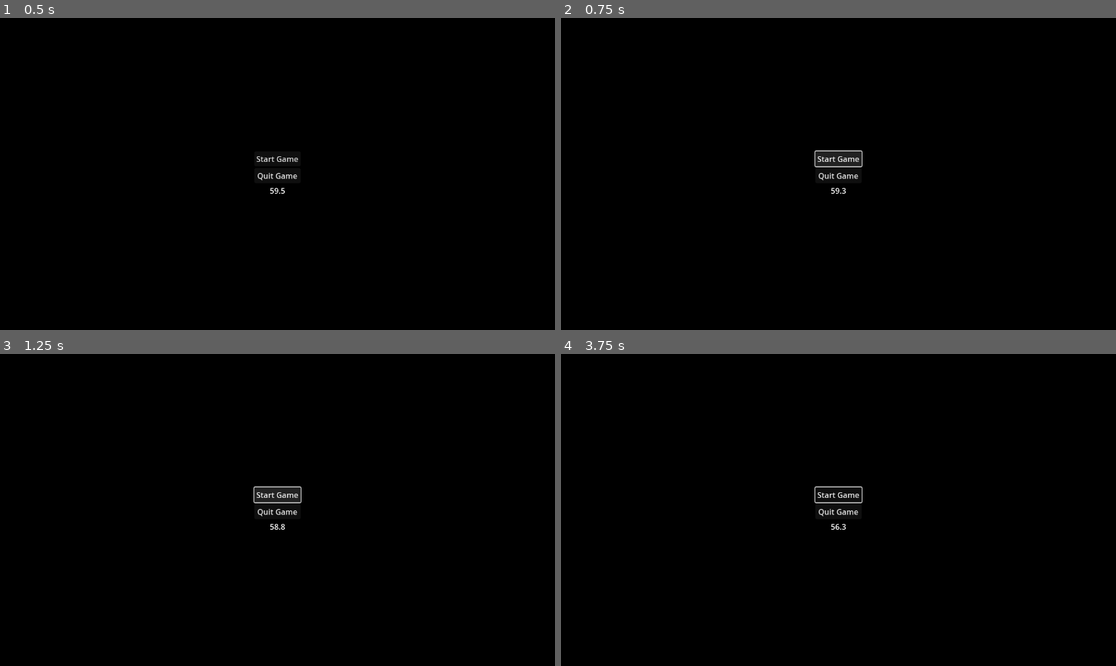
Above: before the commit, frames 1-4 (two rows, left to right).
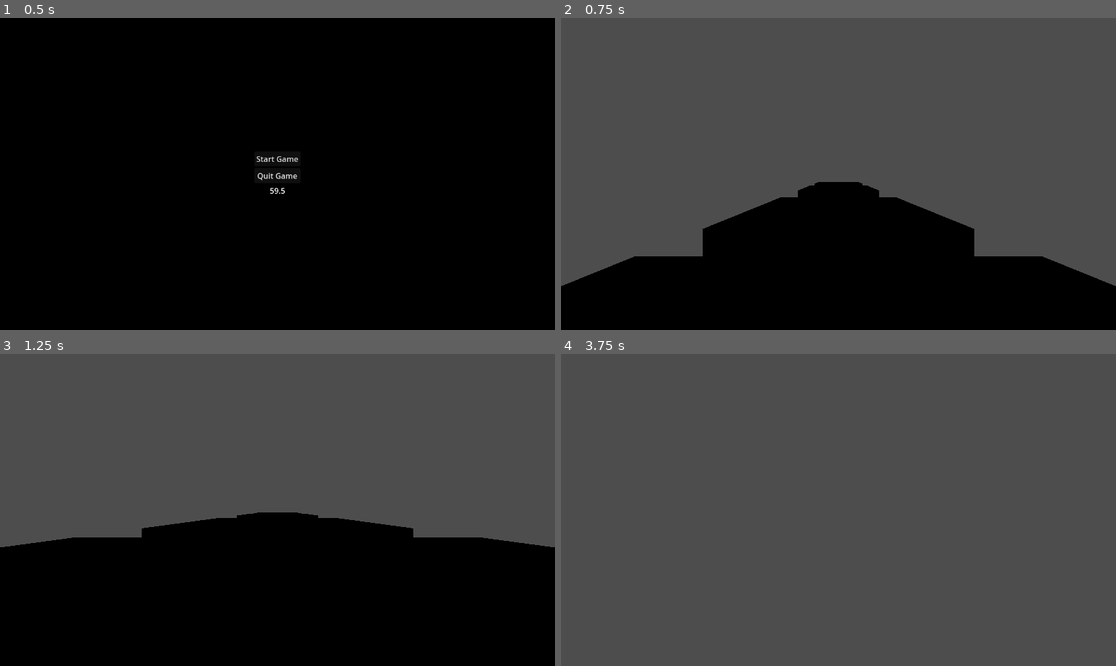
Above: after the commit, the same moments.

Repository: DudeNamedDarcy/UntitledGameJam107Game
Game: Godot game, scene res://scenes/main_menu.tscn
Same seed, same stepped clock (60 frames per second), same inputs: the game is played once before the commit and once after it. The project has no main scene, so this scene is started directly.
Inputs (mouse positions are in pixels of both pictures, inside the frame that each line leads up to):
- Up to frame 1 (0.5 s): no input
- Up to frame 2 (0.75 s): click "Start Game" at 0.5 s
- Up to frame 3 (1.25 s): no input
- Up to frame 4 (3.75 s): click (838, 494) at 1.25 s, where only the run before the commit has a clickable "Start Game"; tap Enter (ui_accept) at 2 s; move the mouse to (960, 494) at 2.02 s; hold D (move_right) 2.03-2.78 s; tap Shift (run) at 2.1, 2.85, 3.6 s; click (960, 494) at 2.17 s; tap Space (jump) at 2.27, 3.02 s; move the mouse to (727, 525) at 2.77 s; hold S (move_back) 2.78-3.53 s; move the mouse to (894, 441) at 3.52 s; hold D (move_right) from 3.53 s (still down)

Frame 1 is identical in both runs. In frame 2, 69% of the frame differs, in the area x 0-100%, y 0-86%; in frame 3, 56%; in frame 4, 100%, in the area x 0-100%, y 0-100%.

Commit message:
Started Tutorial Scene

Diff:
--- a/ugj_107/scenes/city_sprawl.tscn
+++ b/ugj_107/scenes/city_sprawl.tscn
@@ -2,9 +2,9 @@
 
 [ext_resource type="PackedScene" uid="uid://kuaqxycv5yme" path="res://scenes/player.tscn" id="1_ck3q1"]
 [ext_resource type="PackedScene" uid="uid://djfso08bcd8r3" path="res://scenes/end_goal.tscn" id="2_6gen5"]
-[ext_resource type="PackedScene" uid="uid://rd3v285rngct" path="res://scenes/building.tscn" id="2_865tj"]
+[ext_resource type="PackedScene" path="res://scenes/building.tscn" id="2_865tj"]
 
-[node name="City Sprawl" type="Node3D"]
+[node name="City Sprawl2" type="Node3D"]
 
 [node name="Player" parent="." instance=ExtResource("1_ck3q1")]
 transform = Transform3D(1, 0, 0, 0, 1, 0, 0, 0, 1, 0, 3, 0)
--- a/ugj_107/scenes/level_two.tscn
+++ b/ugj_107/scenes/level_two.tscn
@@ -3,7 +3,22 @@
 [ext_resource type="PackedScene" uid="uid://kuaqxycv5yme" path="res://scenes/player.tscn" id="1_dmexl"]
 [ext_resource type="PackedScene" uid="uid://djfso08bcd8r3" path="res://scenes/end_goal.tscn" id="2_8cim8"]
 [ext_resource type="Script" uid="uid://xt8bws3aih0w" path="res://scripts/Global.gd" id="3_8lyp7"]
-[ext_resource type="PackedScene" uid="uid://rd3v285rngct" path="res://scenes/building.tscn" id="4_kkfyh"]
+[ext_resource type="PackedScene" path="res://scenes/building.tscn" id="4_kkfyh"]
+
+[sub_resource type="Animation" id="Animation_4yacq"]
+length = 0.001
+tracks/0/type = "value"
+tracks/0/imported = false
+tracks/0/enabled = true
+tracks/0/path = NodePath(".:position")
+tracks/0/interp = 1
+tracks/0/loop_wrap = true
+tracks/0/keys = {
+"times": PackedFloat32Array(0),
+"transitions": PackedFloat32Array(1),
+"update": 0,
+"values": [Vector3(82.8871, 0, 0)]
+}
 
 [sub_resource type="Animation" id="Animation_kkfyh"]
 resource_name = "move_around"
@@ -20,21 +35,6 @@
 "transitions": PackedFloat32Array(1, 1, 1),
 "update": 0,
 "values": [Vector3(60, 0, 0), Vector3(60, 0, 0), Vector3(100, 0, 0)]
-}
-
-[sub_resource type="Animation" id="Animation_4yacq"]
-length = 0.001
-tracks/0/type = "value"
-tracks/0/imported = false
-tracks/0/enabled = true
-tracks/0/path = NodePath(".:position")
-tracks/0/interp = 1
-tracks/0/loop_wrap = true
-tracks/0/keys = {
-"times": PackedFloat32Array(0),
-"transitions": PackedFloat32Array(1),
-"update": 0,
-"values": [Vector3(82.8871, 0, 0)]
 }
 
 [sub_resource type="AnimationLibrary" id="AnimationLibrary_mmtqo"]
--- a/ugj_107/scenes/main_menu.gd
+++ b/ugj_107/scenes/main_menu.gd
@@ -15,3 +15,7 @@
 
 func _on_quit_game_button_pressed() -> void:
 	get_tree().quit()
+
+
+func _on_start_game_button_pressed() -> void:
+	get_tree().change_scene_to_file("res://scenes/tutorial_scene.tscn")
--- a/ugj_107/scenes/main_menu.tscn
+++ b/ugj_107/scenes/main_menu.tscn
@@ -49,4 +49,5 @@
 wait_time = 60.0
 autostart = true
 
+[connection signal="pressed" from="CenterContainer/VBoxContainer/StartGameButton" to="." method="_on_start_game_button_pressed"]
 [connection signal="pressed" from="CenterContainer/VBoxContainer/QuitGameButton" to="." method="_on_quit_game_button_pressed"]
--- /dev/null
+++ b/ugj_107/scenes/tutorial_scene.tscn
@@ -0,0 +1,22 @@
+[gd_scene load_steps=3 format=3 uid="uid://ltu7y3dwobvy"]
+
+[ext_resource type="PackedScene" path="res://scenes/building.tscn" id="1_tr4y6"]
+[ext_resource type="PackedScene" uid="uid://kuaqxycv5yme" path="res://scenes/player.tscn" id="2_jelwi"]
+
+[node name="TutorialScene" type="Node3D"]
+
+[node name="Sprite3D" type="Sprite3D" parent="."]
+
+[node name="Building" parent="." instance=ExtResource("1_tr4y6")]
+
+[node name="Building2" parent="." instance=ExtResource("1_tr4y6")]
+transform = Transform3D(1, 0, 0, 0, 1, 0, 0, 0, 1, 0, 0, -25)
+
+[node name="Building3" parent="." instance=ExtResource("1_tr4y6")]
+transform = Transform3D(1, 0, 0, 0, 1, 0, 0, 0, 1, 0, 0, -60)
+
+[node name="Building4" parent="." instance=ExtResource("1_tr4y6")]
+transform = Transform3D(1, 0, 0, 0, 1, 0, 0, 0, 1, 0, 0, -96)
+
+[node name="Player" parent="." instance=ExtResource("2_jelwi")]
+transform = Transform3D(1, 0, 0, 0, 1, 0, 0, 0, 1, 0, 2.96465, 0)
Not shown: 1 places in ugj_107/scenes/test_scene.tscn that only renumber resources
